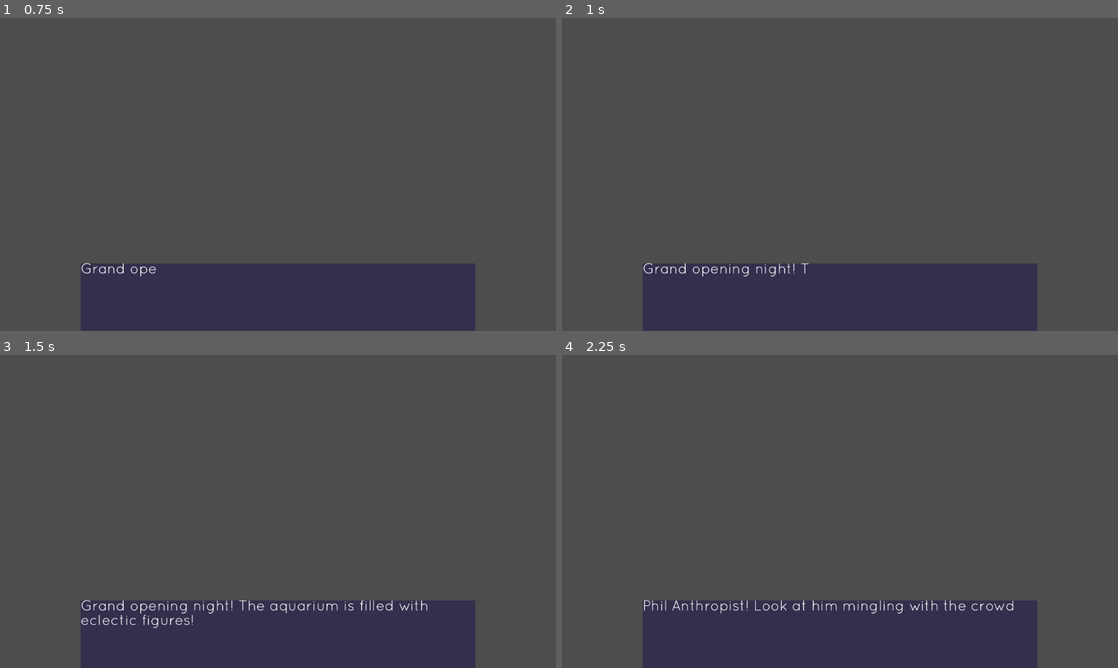
Above: before the commit, frames 1-4 (two rows, left to right).
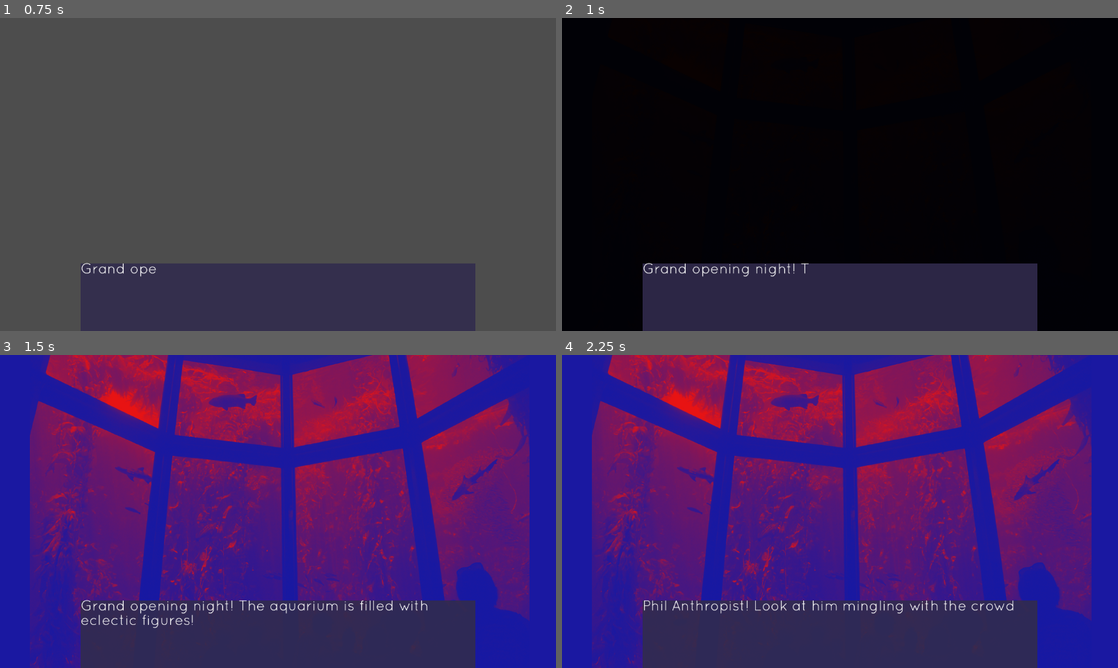
Above: after the commit, the same moments.

Repository: LeslieLlama/ConnectionsNovel
Game: Godot game, scene res://Scenes/main_menu.tscn
Two runs of this game, one before a commit and one after it. Both use one fixed random seed, a clock stepped at 60 frames per second and the inputs below.
Inputs (mouse positions are in pixels of both pictures, inside the frame that each line leads up to):
- Up to frame 1 (0.75 s): click "Start Game" at 0.5 s
- Up to frame 2 (1 s): no input
- Up to frame 3 (1.5 s): move the mouse to (400, 495) at 1.27 s; press the mouse at (400, 495) at 1.28 s
- Up to frame 4 (2.25 s): tap Enter at 2 s; move the mouse to (728, 527) at 2.02 s; release the mouse at (728, 527) at 2.03 s; click (728, 527) at 2.1 s

Frame 1 is identical in both runs. In frame 2, 85% of the frame differs, in the area x 0-100%, y 0-100%; in frame 3, 85%; in frame 4, 85%.

Commit message:
add extra images

Diff:
--- a/Encounters/Encounters/00_Intro.tres
+++ b/Encounters/Encounters/00_Intro.tres
@@ -1,9 +1,10 @@
-[gd_resource type="Resource" script_class="Conversation" load_steps=33 format=3 uid="uid://d35uxlicatg4v"]
+[gd_resource type="Resource" script_class="Conversation" load_steps=35 format=3 uid="uid://d35uxlicatg4v"]
 
 [ext_resource type="Script" uid="uid://cyus3nuisb47q" path="res://Dialogue/Conversations/ConversationLine.gd" id="1_n7ltg"]
 [ext_resource type="AudioStream" uid="uid://cvcc06fw22nlj" path="res://Assets/Music/GrandOpening.ogg" id="2_x1gnk"]
 [ext_resource type="Resource" path="res://Characters/Placeholder/Sprites/blank.tres" id="2_xf7la"]
 [ext_resource type="Resource" uid="uid://dn7dwgf4a1tff" path="res://Characters/Manager/Sprites/manager_default.tres" id="3_x1gnk"]
+[ext_resource type="Texture2D" uid="uid://bm3yc5r2joyne" path="res://Assets/Backgrounds/FoyerBackground.png" id="4_378lr"]
 [ext_resource type="Resource" uid="uid://rkkxodlml40x" path="res://Characters/MarineBio/Sprites/marine_bio_default.tres" id="4_d2e85"]
 [ext_resource type="Resource" uid="uid://dc0k8cfmtflgq" path="res://Characters/Rival/Sprites/rival_default.tres" id="5_lma1i"]
 [ext_resource type="Resource" uid="uid://cohlk5rje0auo" path="res://Characters/Doctor/Sprites/doctor_default.tres" id="6_wgyij"]
@@ -14,12 +15,14 @@
 [ext_resource type="Texture2D" uid="uid://nl4ryfm6wwcx" path="res://Assets/Backgrounds/SharkMurderScene.png" id="11_xf7la"]
 [ext_resource type="Resource" uid="uid://cgv0rtfowk1qu" path="res://Evidence/Evidence/Bucket_of_meat.tres" id="12_4fvrl"]
 [ext_resource type="Script" uid="uid://wyclueyiircq" path="res://Dialogue/Conversations/Conversation.gd" id="13_nmr7s"]
+[ext_resource type="Texture2D" uid="uid://begqlhx60c6vd" path="res://Assets/Backgrounds/MatinenceClosetBackground.png" id="13_o5bqp"]
 
 [sub_resource type="Resource" id="Resource_l18ce"]
 script = ExtResource("1_n7ltg")
 speaker_sprite = ExtResource("2_xf7la")
 line_type = 2
 text = "Grand opening night! The aquarium is filled with eclectic figures!"
+update_background = ExtResource("4_378lr")
 change_bgm = ExtResource("2_x1gnk")
 metadata/_custom_type_script = "uid://cyus3nuisb47q"
 
@@ -94,12 +97,14 @@
 The wrench crashes against the box, sending sparks flying!
 
 In the distance...the main entrance door slam shuts! In the other direction, the loading bay door slams shut too!"
+update_background = ExtResource("13_o5bqp")
 metadata/_custom_type_script = "uid://cyus3nuisb47q"
 
 [sub_resource type="Resource" id="Resource_378lr"]
 script = ExtResource("1_n7ltg")
 line_type = 1
 text = "EVERYONE LISTEN! A MURDER IS A FOOT! NOBODY GETS IN AND NOBODY GETS OUT UNTIL THE MURDERER IS FOUND!"
+update_background = ExtResource("4_378lr")
 metadata/_custom_type_script = "uid://cyus3nuisb47q"
 
 [sub_resource type="Resource" id="Resource_o5bqp"]
--- a/Encounters/Encounters/06.5_BeforeAccusation.tres
+++ b/Encounters/Encounters/06.5_BeforeAccusation.tres
@@ -1,14 +1,16 @@
-[gd_resource type="Resource" script_class="Conversation" load_steps=9 format=3 uid="uid://bx60hjddwf3vp"]
+[gd_resource type="Resource" script_class="Conversation" load_steps=10 format=3 uid="uid://bx60hjddwf3vp"]
 
 [ext_resource type="Script" uid="uid://cyus3nuisb47q" path="res://Dialogue/Conversations/ConversationLine.gd" id="1_sktij"]
 [ext_resource type="Script" uid="uid://wyclueyiircq" path="res://Dialogue/Conversations/Conversation.gd" id="2_i353o"]
 [ext_resource type="Resource" uid="uid://dgg1ht784mj36" path="res://Characters/Janitor/Sprites/janitor_default.tres" id="2_pil2m"]
+[ext_resource type="Texture2D" uid="uid://begqlhx60c6vd" path="res://Assets/Backgrounds/MatinenceClosetBackground.png" id="3_pil2m"]
 
 [sub_resource type="Resource" id="Resource_20epx"]
 script = ExtResource("1_sktij")
 speaker_sprite = ExtResource("2_pil2m")
 line_type = 1
 text = "Alright..."
+update_background = ExtResource("3_pil2m")
 metadata/_custom_type_script = "uid://cyus3nuisb47q"
 
 [sub_resource type="Resource" id="Resource_b6qbb"]
--- a/Endings/true_ending.tres
+++ b/Endings/true_ending.tres
@@ -1,10 +1,11 @@
-[gd_resource type="Resource" script_class="Conversation" load_steps=21 format=3 uid="uid://cl8uc4qy3e7w6"]
+[gd_resource type="Resource" script_class="Conversation" load_steps=22 format=3 uid="uid://cl8uc4qy3e7w6"]
 
 [ext_resource type="Script" uid="uid://cyus3nuisb47q" path="res://Dialogue/Conversations/ConversationLine.gd" id="1_72ic1"]
 [ext_resource type="Script" uid="uid://wyclueyiircq" path="res://Dialogue/Conversations/Conversation.gd" id="2_6d7l6"]
 [ext_resource type="AudioStream" uid="uid://cvcc06fw22nlj" path="res://Assets/Music/GrandOpening.ogg" id="2_lunxg"]
 [ext_resource type="Resource" uid="uid://dgg1ht784mj36" path="res://Characters/Janitor/Sprites/janitor_default.tres" id="3_0loaf"]
 [ext_resource type="Resource" uid="uid://bo5i4aygiw3ho" path="res://Characters/PodcastHost/podcast_host_default.tres" id="3_lunxg"]
+[ext_resource type="Texture2D" uid="uid://cgbdpjx8isr3s" path="res://Assets/Backgrounds/PodcastBackground.png" id="4_rsbj1"]
 [ext_resource type="Resource" uid="uid://dfmhsjbbj6r44" path="res://Characters/Ex/Sprites/ex_default.tres" id="4_yicpf"]
 [ext_resource type="Resource" uid="uid://dc0k8cfmtflgq" path="res://Characters/Rival/Sprites/rival_default.tres" id="5_goekv"]
 [ext_resource type="Resource" uid="uid://cohlk5rje0auo" path="res://Characters/Doctor/Sprites/doctor_default.tres" id="5_ys7v5"]
@@ -16,6 +17,7 @@
 speaker_sprite = ExtResource("3_lunxg")
 line_type = 1
 text = "... and that's the story of how I caught the killer."
+update_background = ExtResource("4_rsbj1")
 change_bgm = ExtResource("2_lunxg")
 metadata/_custom_type_script = "uid://cyus3nuisb47q"
 
